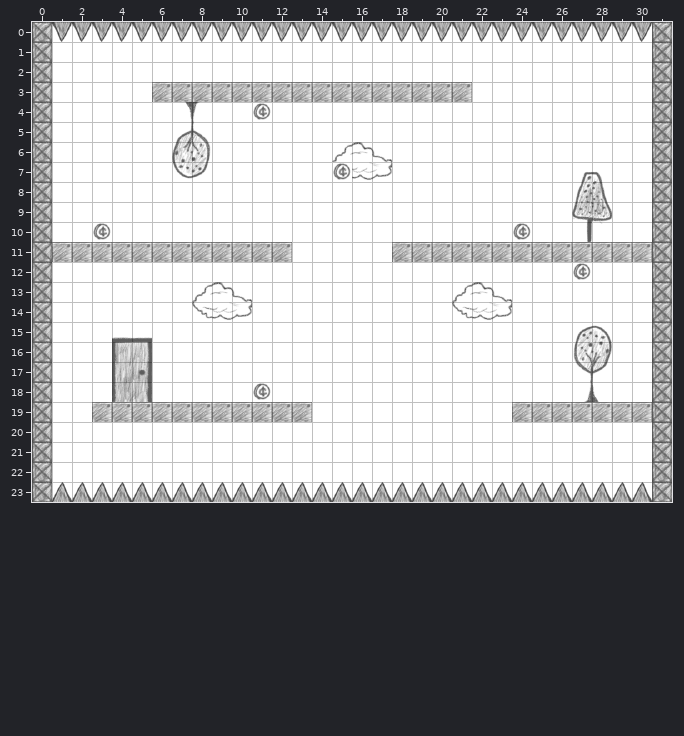
Tiled map -- GravityTwist/Resources/LevelTwo.tmx. The picture above is the old version.
Cells are 32x32 px. Shown: x 0..31, y 0..23.
After:
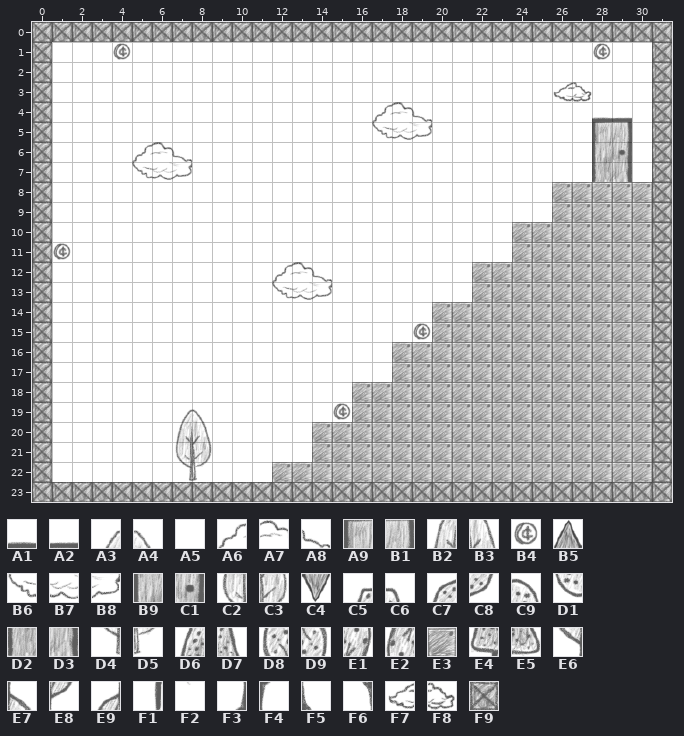
Key: from "Tilesheet": A1 4, A2 5, A3 6, A4 7, A5 13, A6 16, A7 17, A8 18, A9 20, B1 21, B2 22, B3 23, B4 24, B5 27, B6 32, B7 33, B8 34, B9 36, C1 37, C2 38, C3 39, C4 42, C5 48, C6 49, C7 50, C8 50 turned 180, C9 51, D1 51 turned 180, D2 52, D3 53, D4 54, D5 55, D6 64, D7 65, D8 66, D9 66 turned 180, E1 67, E2 67 turned 180, E3 69, E4 80, E5 81, E6 82, E7 82 turned 180, E8 83, E9 83 turned 180, F1 96, F2 97, F3 98, F4 98 turned 180, F5 99, F6 99 turned 180, F7 100, F8 101, F9 102.
__ is an empty cell, ## one hidden under a higher layer.
Edits made:
Layer "tiles":
y 0: x 1..30 C4 C4 C4 C4 C4 C4 C4 C4 C4 C4 C4 C4 C4 C4 C4 C4 C4 C4 C4 C4 C4 C4 C4 C4 C4 C4 C4 C4 C4 C4 -> F9 F9 F9 F9 F9 F9 F9 F9 F9 F9 F9 F9 F9 F9 F9 F9 F9 F9 F9 F9 F9 F9 F9 F9 F9 F9 F9 F9 F9 F9
y 3: x 6..21 E3 E3 E3 E3 E3 E3 E3 E3 E3 E3 E3 E3 E3 E3 E3 E3 -> A5 A5 A5 A5 A5 A5 A5 A5 A5 A5 A5 A5 A5 A5 A5 A5; x 26..27 A5 A5 -> F7 F8
y 4: x 7..8 F6 F4 -> A5 A5; x 17..19 A5 A5 A5 -> A6 A7 A8
y 5: x 7..8 E9 E7 -> A5 A5; x 17..19 A5 A5 A5 -> B6 B7 B8
y 6: x 5..8 A5 A5 E2 D9 -> A6 A7 A8 A5; x 15..17 A6 A7 A8 -> A5 A5 A5
y 7: x 5..8 A5 A5 D1 C8 -> B6 B7 B8 A5; x 15..17 ## B7 B8 -> A5 A5 A5; x 27..28 C5 C6 -> A5 ##
y 8: x 26..30 A5 D6 D7 A5 A5 -> E3 E3 E3 E3 E3
y 9: x 26..30 A5 E4 E5 A5 A5 -> E3 E3 E3 E3 E3
y 10: x 24..30 ## A5 A5 F1 F2 A5 A5 -> E3 E3 E3 E3 E3 E3 E3
y 11: x 1..12 E3 E3 E3 E3 E3 E3 E3 E3 E3 E3 E3 E3 -> ## A5 A5 A5 A5 A5 A5 A5 A5 A5 A5 A5; x 18..23 E3 E3 E3 E3 E3 E3 -> A5 A5 A5 A5 A5 A5
y 12: x 12..14 A5 A5 A5 -> A6 A7 A8; x 22..30 A5 A5 A5 A5 A5 ## A5 A5 A5 -> E3 E3 E3 E3 E3 E3 E3 E3 E3
y 13: x 8..10 A6 A7 A8 -> A5 A5 A5; x 12..14 A5 A5 A5 -> B6 B7 B8; x 21..30 A6 A7 A8 A5 A5 A5 A5 A5 A5 A5 -> A5 E3 E3 E3 E3 E3 E3 E3 E3 E3
y 14: x 8..10 B6 B7 B8 -> A5 A5 A5; x 20..30 A5 B6 B7 B8 A5 A5 A5 A5 A5 A5 A5 -> E3 E3 E3 E3 E3 E3 E3 E3 E3 E3 E3
y 15: x 20..30 A5 A5 A5 A5 A5 A5 A5 C7 C9 A5 A5 -> E3 E3 E3 E3 E3 E3 E3 E3 E3 E3 E3
y 16: x 18..30 A5 A5 A5 A5 A5 A5 A5 A5 A5 D8 E1 A5 A5 -> E3 E3 E3 E3 E3 E3 E3 E3 E3 E3 E3 E3 E3
y 17: x 18..30 A5 A5 A5 A5 A5 A5 A5 A5 A5 E6 E8 A5 A5 -> E3 E3 E3 E3 E3 E3 E3 E3 E3 E3 E3 E3 E3
y 18: x 16..30 A5 A5 A5 A5 A5 A5 A5 A5 A5 A5 A5 F3 F5 A5 A5 -> E3 E3 E3 E3 E3 E3 E3 E3 E3 E3 E3 E3 E3 E3 E3
y 19: x 3..13 E3 E3 E3 E3 E3 E3 E3 E3 E3 E3 E3 -> A5 A5 A5 A5 A3 A4 A5 A5 A5 A5 A5; x 16..23 A5 A5 A5 A5 A5 A5 A5 A5 -> E3 E3 E3 E3 E3 E3 E3 E3
y 20: x 7..8 A5 A5 -> B2 B3; x 14..30 A5 A5 A5 A5 A5 A5 A5 A5 A5 A5 A5 A5 A5 A5 A5 A5 A5 -> E3 E3 E3 E3 E3 E3 E3 E3 E3 E3 E3 E3 E3 E3 E3 E3 E3
y 21: x 7..8 A5 A5 -> C2 C3; x 14..30 A5 A5 A5 A5 A5 A5 A5 A5 A5 A5 A5 A5 A5 A5 A5 A5 A5 -> E3 E3 E3 E3 E3 E3 E3 E3 E3 E3 E3 E3 E3 E3 E3 E3 E3
y 22: x 7..8 A5 A5 -> D4 D5; x 12..30 A5 A5 A5 A5 A5 A5 A5 A5 A5 A5 A5 A5 A5 A5 A5 A5 A5 A5 A5 -> E3 E3 E3 E3 E3 E3 E3 E3 E3 E3 E3 E3 E3 E3 E3 E3 E3 E3 E3
y 23: x 1..30 B5 B5 B5 B5 B5 B5 B5 B5 B5 B5 B5 B5 B5 B5 B5 B5 B5 B5 B5 B5 B5 B5 B5 B5 B5 B5 B5 B5 B5 B5 -> F9 F9 F9 F9 F9 F9 F9 F9 F9 F9 F9 F9 F9 F9 F9 F9 F9 F9 F9 F9 F9 F9 F9 F9 F9 F9 F9 F9 F9 F9
Layer "Exit":
y 4: x 28..29 __ __ -> A1 A2
y 5: x 28..29 __ __ -> A9 B1
y 6: x 28..29 __ __ -> B9 C1
y 7: x 28..29 __ __ -> D2 D3
y 15: x 4..5 A1 A2 -> __ __
y 16: x 4..5 A9 B1 -> __ __
y 17: x 4..5 B9 C1 -> __ __
y 18: x 4..5 D2 D3 -> __ __
Layer "collectibles":
y 1: x 4 __ -> B4; x 28 __ -> B4
y 4: x 11 B4 -> __
y 7: x 15 B4 -> __
y 10: x 3 B4 -> __; x 24 B4 -> __
y 11: x 1 __ -> B4
y 12: x 27 B4 -> __
y 15: x 19 __ -> B4
y 18: x 11 B4 -> __
y 19: x 15 __ -> B4
Where, in picture pixels (left, top, right, bottom), the same in both pictures:
changed: (52, 22, 652, 60)
changed: (52, 82, 652, 502)
